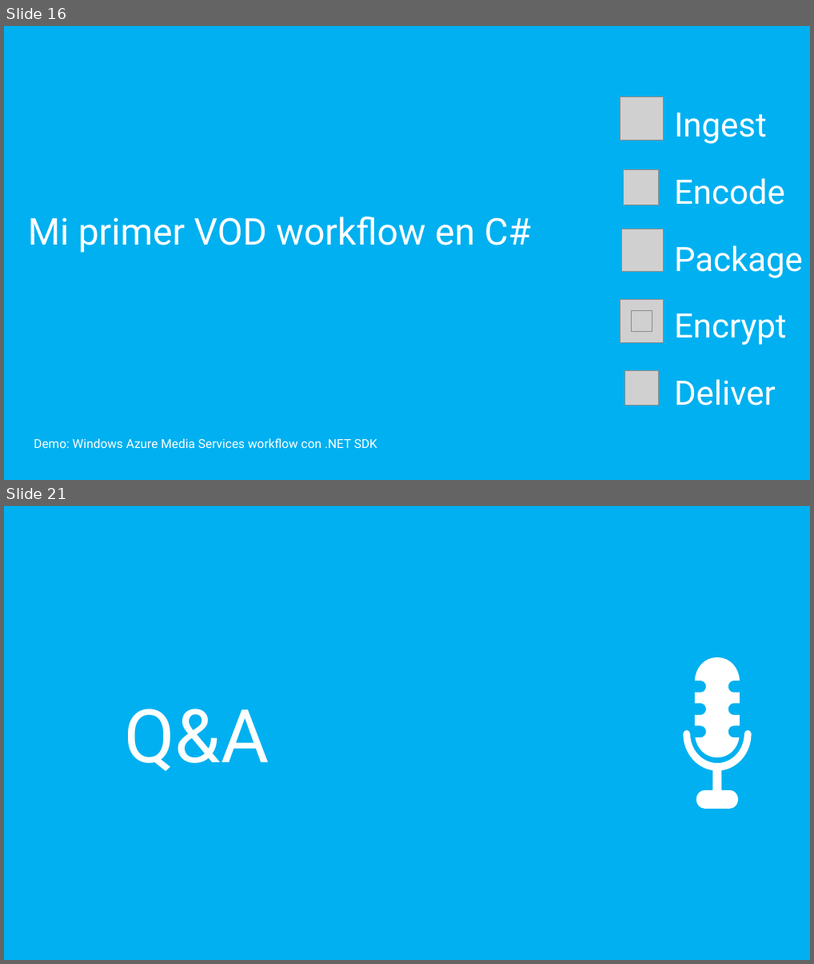
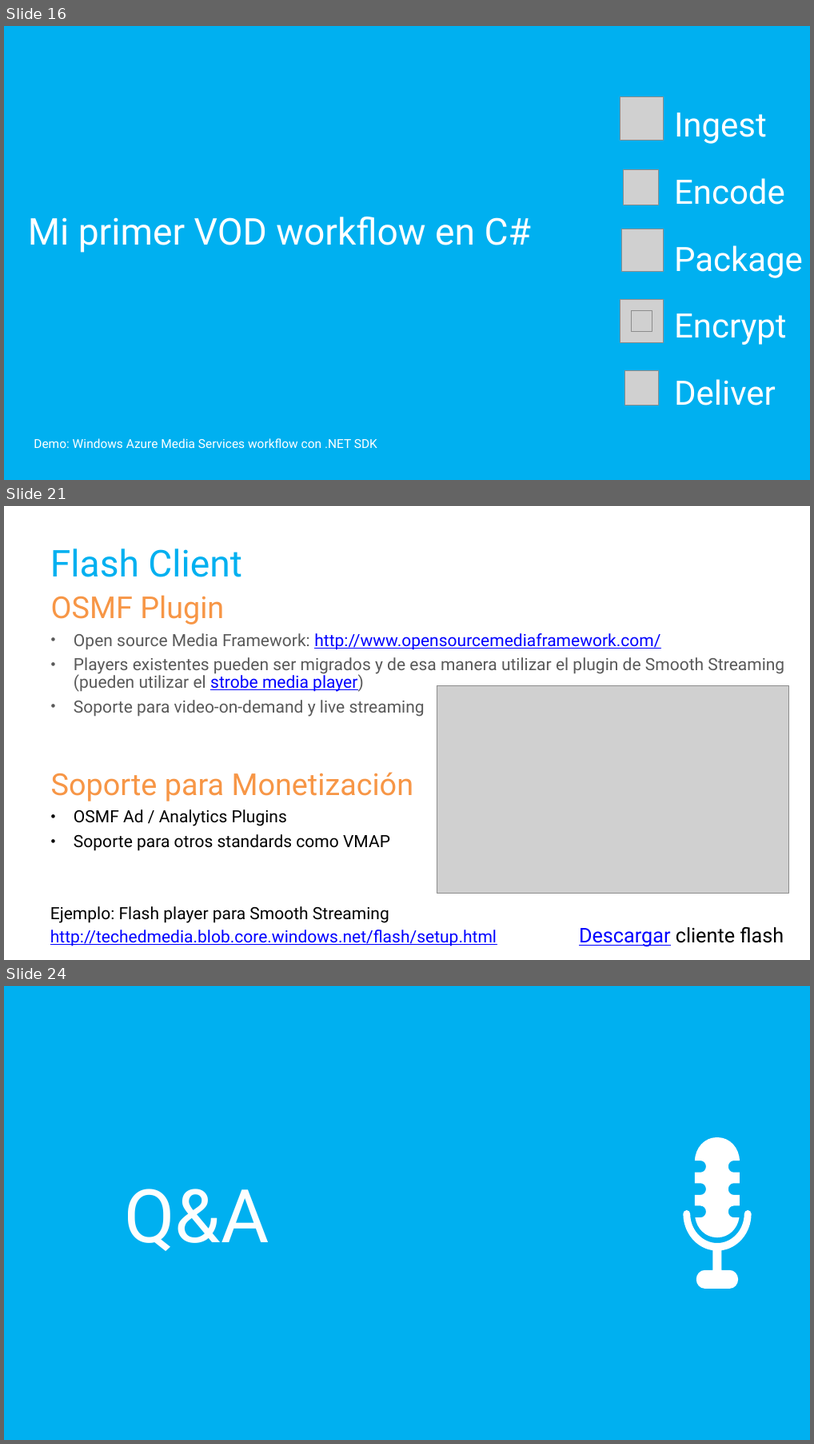
Before and after one commit to mconverti/webcast-aplicaciones-media-con-azure-media-services, a slide deck: webcast.pptx. Shown one above the other, each under a label of ours: slides 16 and 21 before the commit, slides 16, 21 and 24 after it; the slides between them are not shown. The pictures are 814x964 and 814x1444 pixels, drawn with LibreOffice and Linux fonts; fonts in the diff are those of the drawing; grey boxes stand for pictures. Boxes give left, top, right and bottom in pixels: in the first picture for what was removed or moved away, otherwise in the second. Text is boxed around its words. In the diff, an @@ line names an element or a change of style, - is before the commit and + after.

Commit message:
# added players # added mpeg dashs slides

```diff
--- a/webcast.pptx
+++ b/webcast.pptx
@@ slide 21 added at box(4, 506, 810, 960), background #FFFFFF @@
@@ title added at box(50, 548, 242, 577), 44 pt, text #00B0F0 @@
+Flash Client
@@ text added at box(51, 595, 785, 851), 20 pt, text #595959 @@
+  OSMF Plugin
+  • Open source Media Framework: http://www.opensourcemediaframework.com/
+  • Players existentes pueden ser migrados y de esa manera utilizar el plugin de Smooth Streaming (pueden utilizar el strobe media player)
+  • Soporte para video-on-demand y live streaming
+Soporte para Monetización
+  • OSMF Ad / Analytics Plugins
+  • Soporte para otros standards como VMAP
@@ picture added at box(437, 686, 790, 892) @@
@@ text added at box(50, 906, 497, 946), 20 pt, text #0000FF, underline @@
+Ejemplo: Flash player para Smooth Streaming
+http://techedmedia.blob.core.windows.net/flash/setup.html
@@ text added at box(579, 927, 784, 947), 24 pt, text #000000 @@
+Descargar cliente flash
@@ what was slide 21 is now slide 24 @@
```
Also in this commit, not shown: 6 slides changed, 3 other slides added, 1 slide removed.
